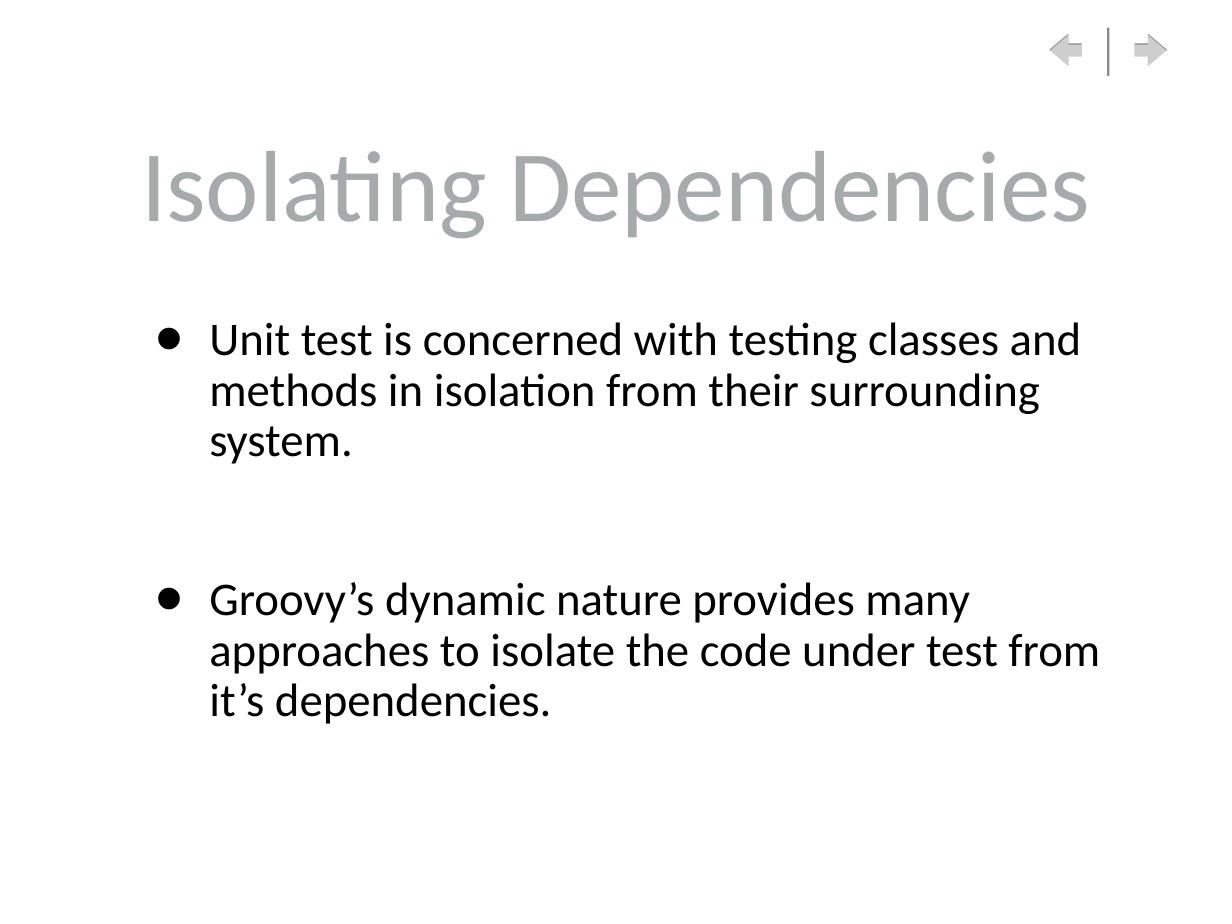
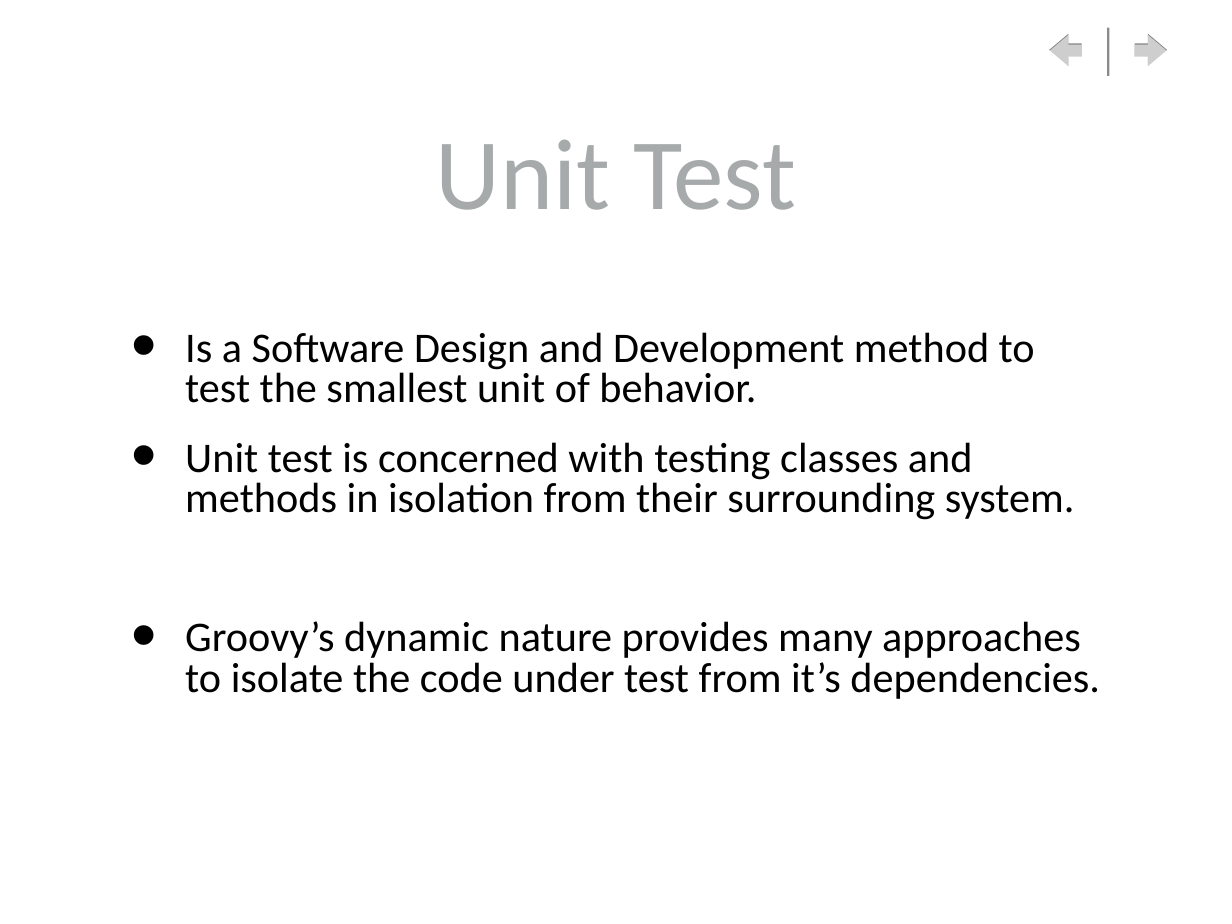
Before and after one commit to RaviVaranasi/mocktesting, a slide deck: slide 4 of docs/MockingGroovyTesting.ppt (slide 3 before the commit). Drawn at 1232x924 pixels with LibreOffice and Linux fonts; fonts in the diff are those of the drawing; background and template pictures are left out. Boxes give left, top, right and bottom in pixels: in the first picture for what was removed or moved away, otherwise in the second. Text is boxed around its words. In the diff, an @@ line names an element or a change of style, - is before the commit and + after.

```diff
--- a/docs/MockingGroovyTesting.ppt
+++ b/docs/MockingGroovyTesting.ppt
@@ title added at (x1=436, y1=139, x2=796, y2=210), 84 pt, text #A7AAAB @@
+Unit Test
@@ title removed at (x1=141, y1=151, x2=1090, y2=238) @@
-Isolating Dependencies
@@ text "Is a Software Design and ..." moved from (x1=209, y1=322, x2=1100, y2=724) to (x1=185, y1=332, x2=1100, y2=699) @@
@@ text at (x1=185, y1=332, x2=1035, y2=403): paragraph added @@
+• Is a Software Design and Development method to test the smallest unit of behavior.
@@ text at (x1=185, y1=442, x2=1100, y2=699): size 38.9 to 35.1 pt in "Unit test is concerned with testing classes ...", "Groovy’s dynamic nature provides many approaches to ..."; line spacing 0.9 to 0.8 @@
```
Also in this commit, not shown: 1 other slide changed, 5 slides added.
